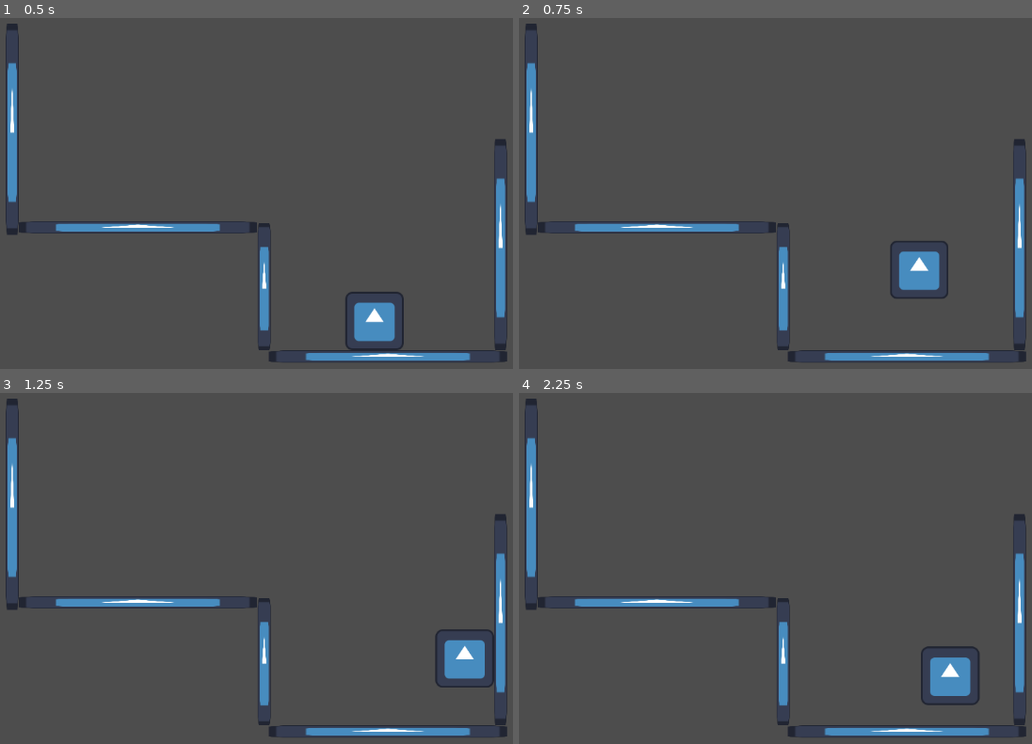
Above: before the commit, frames 1-4 (two rows, left to right).
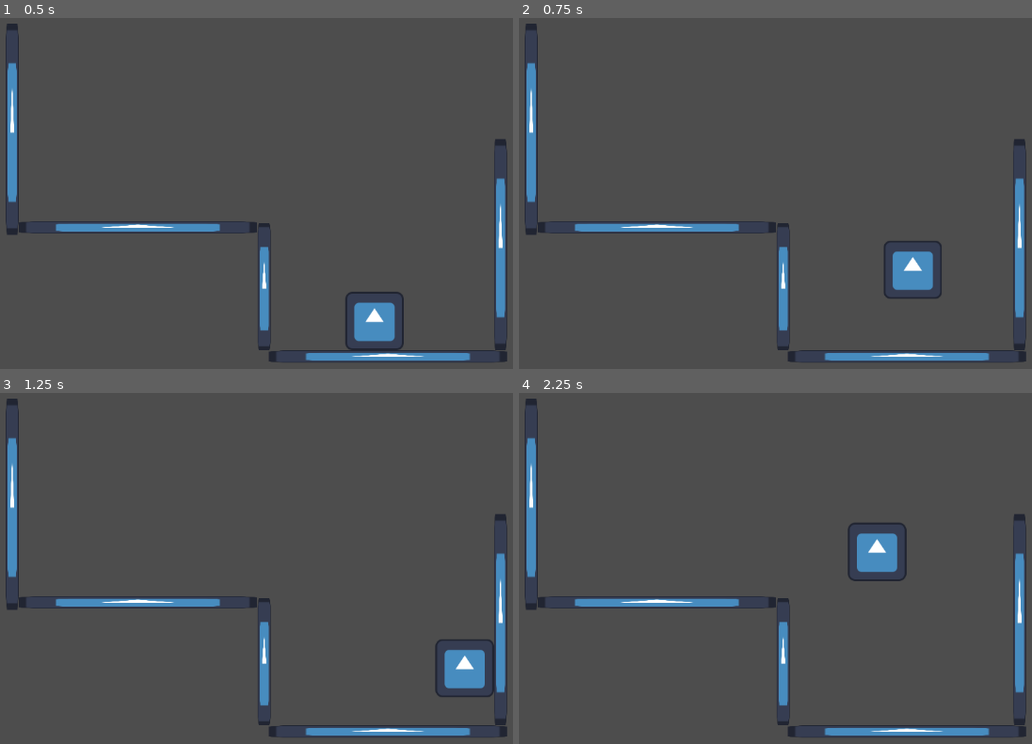
Above: after the commit, the same moments.

Repository: arcality/Built-to-Scale-GMTK-2024
Game: Godot game, scene res://scenes/main.tscn
The game is run twice, just before and just after one commit, with the same random seed, the same clock (stepped at 60 frames per second) and the same inputs. The engine's default icon, where the game draws it, is replaced by a stand-in: a white triangle on a blue panel in a dark square.
Inputs:
- Up to frame 1 (0.5 s): no input
- Up to frame 2 (0.75 s): hold D (move_right) from 0.53 s (still down); hold Space (jump) from 0.53 s (still down)
- Up to frame 3 (1.25 s): keep holding D (move_right); keep holding Space (jump)
- Up to frame 4 (2.25 s): release Space (jump) at 1.28 s; tap Space (jump) at 1.35, 1.52, 1.82 s; release D (move_right) at 2.03 s; hold A (move_left) from 2.03 s (still down); hold Space (jump) from 2.03 s (still down)

Frame 1 is identical in both runs. In frame 2, 0.6% of the frame differs, in the area x 71-84%, y 63-80%; in frame 3, 0.8%; in frame 4, 2.3%, in the area x 64-90%, y 36-90%.

Commit message:
added buffered jump and wall hang coyote time

Diff:
--- a/scenes/player.tscn
+++ b/scenes/player.tscn
@@ -66,12 +66,12 @@
 
 [node name="RayCastRight" type="RayCast2D" parent="."]
 position = Vector2(46, 0)
-target_position = Vector2(16, 0)
+target_position = Vector2(26, 0)
 hit_from_inside = true
 
 [node name="RayCastLeft" type="RayCast2D" parent="."]
 position = Vector2(-46, 0)
-target_position = Vector2(-16, 0)
+target_position = Vector2(-26, 0)
 hit_from_inside = true
 
 [connection signal="timeout" from="FiniteStateMachine/Dashing/Timer" to="FiniteStateMachine/Dashing" method="_on_timer_timeout"]
--- a/scripts/player.gd
+++ b/scripts/player.gd
@@ -9,6 +9,7 @@
 var clinging_direction := 0.0
 
 var climb_coyote_time := 0.0
+var jump_buffer := 0.0
 
 
 var target_velocity : float
@@ -86,10 +87,14 @@
 
 	#print(gravity)
 	#print(clinging_direction)
-	if climb_coyote_time > 0.0:
-		print(climb_coyote_time)
+	#if climb_coyote_time > 0.0:
+		#print(climb_coyote_time)
+
+	if jump_buffer > 0.0:
+		print(jump_buffer)
 
 	climb_coyote_time -=0.01
+	jump_buffer -= 0.01
 
 	move_and_slide()
 
--- a/scripts/state-machine/FiniteStateMachine.gd
+++ b/scripts/state-machine/FiniteStateMachine.gd
@@ -13,6 +13,7 @@
 		if child is State:
 			states[child.name.to_lower()] = child # add to dictionary
 			child.state_transition.connect(change_state) # connect signal to function "change_state"
+			child.force_transition.connect(force_change_state)
 
 	# if an initial state has been set, then it is entered
 	if initial_state:
@@ -22,6 +23,26 @@
 		states["idle"].Enter()
 		current_state = states["idle"]
 
+func force_change_state(new_state : String):
+	var newState = states.get(new_state.to_lower())
+
+	if !newState:
+		print(new_state + " does not exist in the dictionary of states")
+		return
+
+	if current_state == newState:
+		print("State is same, aborting")
+		return
+
+	#NOTE Calling exit like so: (current_state.Exit()) may cause warnings when flushing queries, like when the enemy is being removed after death.
+	#call_deferred is safe and prevents this from occuring. We get the Exit function from the state as a callable and then call it in a thread-safe manner
+	if current_state:
+		var exit_callable = Callable(current_state, "Exit")
+		exit_callable.call_deferred()
+
+	newState.Enter()
+
+	current_state = newState
 
 func change_state(old_state : State, new_state_name : String):
 	# checks if old_state is in fact the old state
--- a/scripts/state-machine/State.gd
+++ b/scripts/state-machine/State.gd
@@ -2,6 +2,7 @@
 class_name State
 
 signal state_transition
+signal force_transition
 
 func Enter():
 	pass
--- a/scripts/state-machine/clinging.gd
+++ b/scripts/state-machine/clinging.gd
@@ -35,14 +35,17 @@
 		#player.velocity.y = 0
 
 	if player.horizontal_movement_direction() != player.clinging_direction:
-		player.climb_coyote_time = 0.1
+		player.climb_coyote_time = 0.08
 		state_transition.emit(self, "falling")
 		print("transition to falling")
+		if Input.is_action_just_pressed("jump") and player.active_arm_state == "walljumping":
+			force_transition.emit("walljumping")
+			print("force to walljumping")
 
 	if player.vertical_movement_direction() != 0 and player.active_arm_state == "climbing":
 		state_transition.emit(self, "climbing")
 		print("transition to climbing")
 
-	if Input.is_action_just_pressed("jump") and player.active_arm_state == "walljumping":
+	if (Input.is_action_just_pressed("jump") or player.jump_buffer > 0.0) and player.active_arm_state == "walljumping":
 		state_transition.emit(self, "walljumping")
 		print("transition to walljumping")
--- a/scripts/state-machine/falling.gd
+++ b/scripts/state-machine/falling.gd
@@ -45,7 +45,11 @@
 			state_transition.emit(self, "clinging")
 			print("transition to clinging")
 			player.clinging_direction = -1.0
+		if Input.is_action_just_pressed("jump"):
+			force_transition.emit("walljumping")
+			print("force wall jumping")
 
+	# checks for climbing coyote time before using up special jump
 	if player.climb_coyote_time > 0.0 and Input.is_action_just_pressed("jump") and player.active_arm_state == "walljumping":
 		state_transition.emit(self, "walljumping")
 		print("coyote wall jump")
@@ -53,6 +57,9 @@
 		player.special_jump_used = true
 		state_transition.emit(self, player.active_jetpack_state)
 		print("transition to special jump from falling")
+	elif Input.is_action_just_pressed("jump") and !player.is_on_floor() and !player.is_on_wall():
+		player.jump_buffer = 0.06
+
 
 
 
--- a/scripts/state-machine/idle.gd
+++ b/scripts/state-machine/idle.gd
@@ -26,10 +26,14 @@
 		state_transition.emit(self, "running")
 		print("transition to running")
 		if Input.is_action_just_pressed("jump") and player.is_on_floor():
-			player.velocity.y = player.jump_strength
+			#if player.is_on_floor() and player.active_arm_state == "jumpboosting":
+				#player.velocity.y = player.jump_strength * 1.7
+			#else:
+				#player.velocity.y = player.jump_strength
+			force_transition.emit("jumping")
 			print("jump while running safeguard")
 
-	if Input.is_action_just_pressed("jump") and player.is_on_floor():
+	if (Input.is_action_just_pressed("jump") or player.jump_buffer > 0.0) and player.is_on_floor():
 		state_transition.emit(self, "jumping")
 		print("transition to jumping from idle")
 
--- a/scripts/state-machine/running.gd
+++ b/scripts/state-machine/running.gd
@@ -31,7 +31,7 @@
 		state_transition.emit(self, "idle")
 		print("transition to idle")
 
-	if Input.is_action_just_pressed("jump") and player.is_on_floor():
+	if (Input.is_action_just_pressed("jump") or player.jump_buffer > 0.0) and player.is_on_floor():
 		state_transition.emit(self, "jumping")
 		print("transition to jumping")
 
--- a/scripts/state-machine/walljumping.gd
+++ b/scripts/state-machine/walljumping.gd
@@ -9,6 +9,8 @@
 		player.velocity.x = -2000
 	elif $"../../RayCastLeft".is_colliding():
 		player.velocity.x = 2000
+	else:
+		print("too far away")
 
 
 func Update(delta:float):
